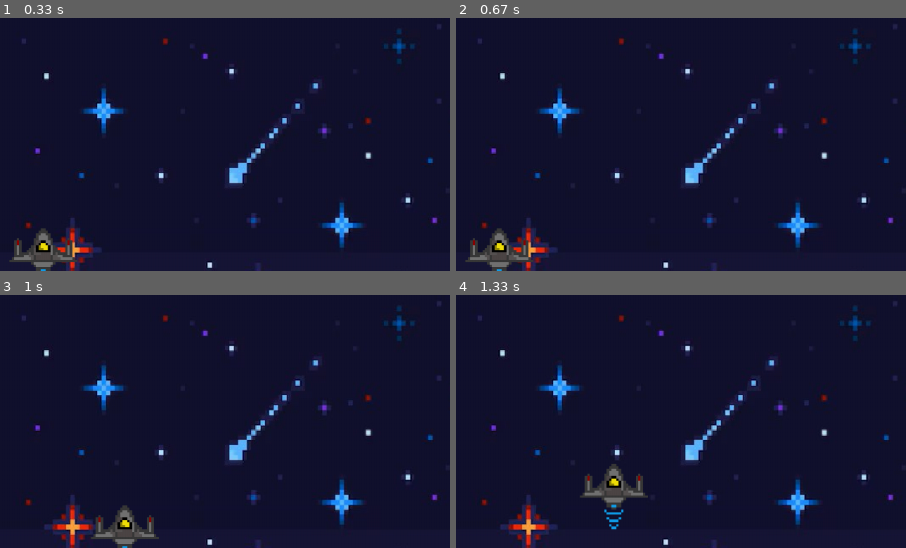
Above: before the commit, frames 1-4 (two rows, left to right).
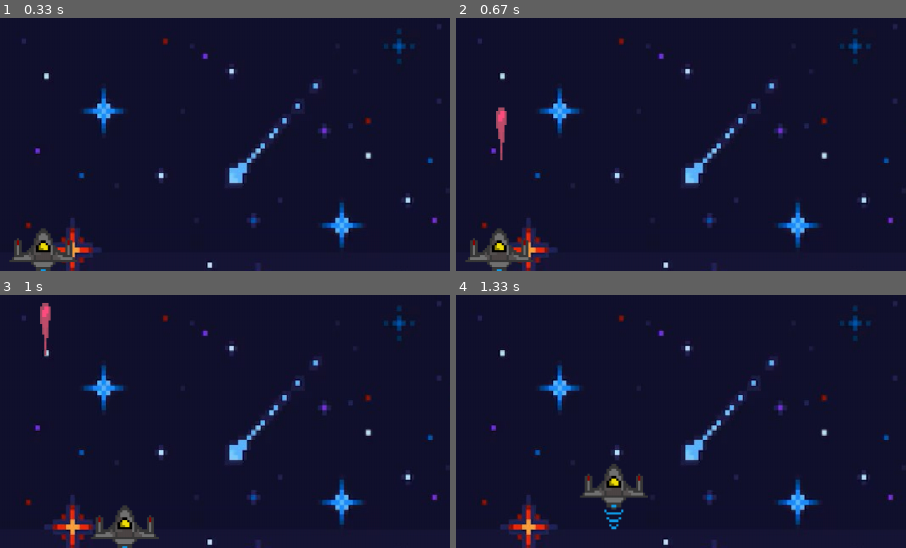
Above: after the commit, the same moments.

Repository: pxrposegen/Python---PyGame-Lib-Projects
Game: pygame game, started from SpaceWars.py
The game is run twice, just before and just after one commit, with the same random seed, the same clock (stepped at 60 frames per second) and the same inputs.
Inputs (mouse positions are % of the whole screen's width and height, from its top left):
- Up to frame 1 (0.33 s): no input
- Up to frame 2 (0.67 s): click (50, 50) at 0.38 s
- Up to frame 3 (1 s): hold D from 0.67 s (still down)
- Up to frame 4 (1.33 s): release D at 1.13 s; hold W from 1.17 s (still down)
The pictures show only the part of the screen within x 0-50%, y 1-51%; the shares and areas given below are measured in that part.

Frame 1 is identical in both runs. In frame 2, 0.3% of the frame differs, in the area x 8-12%, y 35-57%; in frame 3, 0.3%; in frame 4, nothing differs.

Commit message:
Implemented Functional Lasers and Laser Class

Diff:
--- a/SpaceWars.py
+++ b/SpaceWars.py
@@ -12,7 +12,7 @@
 
         # Laser
         self.can_shoot = True
-        self.cooldown_duration = 1000
+        self.cooldown_duration = 500
         self.laser_shoot_time = 0
 
     def laser_timer(self):
@@ -31,12 +31,20 @@
         self.rect.center += self.direction * self.speed * delta_time
 
         if pygame.mouse.get_just_pressed()[0] and self.can_shoot:
-            print("Fire Laser")
+            Laser(laser_image,self.rect.midtop,all_sprites)
             self.can_shoot = False
             self.laser_shoot_time = pygame.time.get_ticks()
 
         self.laser_timer()
 
+class Laser(pygame.sprite.Sprite):
+    def __init__(self, surface, position, groups):
+        super().__init__(groups)
+        self.image = surface
+        self.rect = self.image.get_frect(midbottom = position)
+
+    def update(self,delta):
+        self.rect.centery -= 350 * delta
 pygame.init()
 
 # Window Constants, DO NOT CHANGE
@@ -61,7 +69,13 @@
     center=(WINDOW_WIDTH / 2, WINDOW_HEIGHT / 2)
 )
 
+# Laser
+laser_image = pygame.image.load(join("assets","Laser.png"))
+laser_image = pygame.transform.scale(laser_image,(15,75))
+
 # Asteroids
+asteroid_image = pygame.image.load(join("assets","asteroid.png"))
+asteroid_image = pygame.transform.scale(asteroid_image,(100,100))
 asteroid_event = pygame.event.custom_type()
 pygame.time.set_timer(asteroid_event,500)
 
Binary file added: assets/Laser.png
Binary file added: assets/asteroid.png
